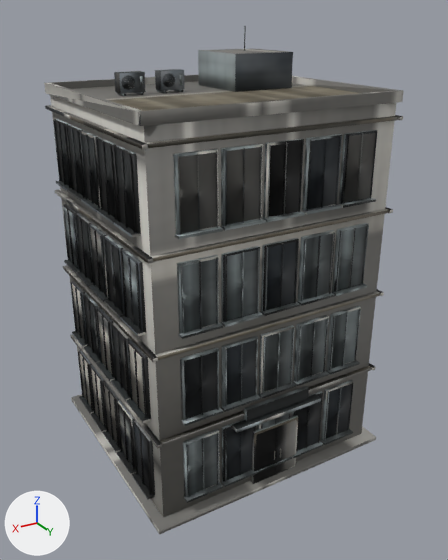
Before and after pictures for a commit that changed the OBJ model App/assets/lod/buildings/commercial/office_002.lod1.obj.
The view is the same before and after, from a camera (50 mm lens) standing at (10.4, 17.93, 14.95) and looking at (-0.04, 0.54, 6.26). The lights are fixed; the arrows at lower left show +X, +Y and +Z. The picture after the commit comes second. Where no turn or scale is listed for an object, it has been applied to the vertices.

Script lines for the objects in view, before the commit:
```python
me_office_002 = bpy.data.meshes.new('office_002')
me_office_002.from_pydata(...)  # 3207 vertices, 4304 faces; spans x -4.55..4.55, y -4.27..4.27, z 0.0..14.57
me_office_002.materials.append(mat_office_004_baked)  # picture img_office_004_diffuse_png
ob_office_002 = bpy.data.objects.new('office_002', me_office_002)
ob_office_002.location = (0.0, 0.0, 0.0)
```
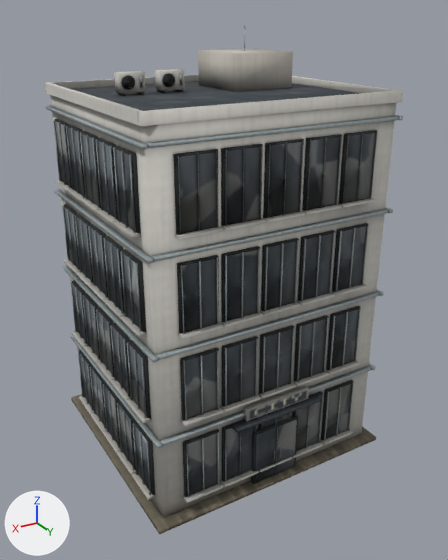
Location of each change, [x1, y1, x2, y2] in pixels of the pictures (448 x 560 px; the box of a moved part takes in the faces that stretch with it):
```json
{"part": 1, "of": "me_office_002", "change": "moved or reshaped", "before": [44, 75, 404, 498], "after": [44, 75, 404, 498]}
{"part": 2, "of": "me_office_002", "change": "surface changed", "before": [45, 25, 403, 534], "after": [45, 25, 403, 534]}
```

The change, as JSON lines over the scene's bpy script:
```json
{"block": "me_office_002", "where": "# used by ob_office_002; location = (0.0, 0.0, 0.0)"}
{"op": "remove", "block": "me_office_002", "code": "me_office_002.from_pydata(...)  # 3207 vertices, 4304 faces; spans x -4.55..4.55, y -4.27..4.27, z 0.0..14.57"}
{"op": "add", "block": "me_office_002", "code": "me_office_002.from_pydata(...)  # 3263 vertices, 4303 faces, 9 loose edges; spans x -4.55..4.55, y -4.27..4.27, z 0.0..14.57"}
{"block": "me_office_002", "change": "me_office_002 part 1"}
{"block": "me_office_002", "change": "47 vertices are removed from x -4.32..4.32, y -4.01..4.01, z 0.69..12.8"}
{"block": "me_office_002", "change": "287 faces are deleted"}
{"block": "me_office_002", "change": "6 vertices move within x -4.17..4.33, y -3.81..3.81, z 12.46..12.8"}
{"block": "me_office_002", "change": "38 vertices are added at x -4.33..4.33, y -4.0..3.96, z 2.78..12.8"}
{"block": "me_office_002", "change": "22 new vertices lie (0.0, -0.05, 0.0) away from vertices in x -2.82..1.98, y 4.0, z 5.74..8.7"}
{"block": "me_office_002", "change": "16 new vertices lie (0.0, 0.05, 0.0) away from vertices in x -2.82..2.82, y -4.0..3.95, z 0.7..8.7"}
{"block": "me_office_002", "change": "11 new vertices lie (0.02, 0.05, 0.01) away from vertices in x -1.96..3.36, y 3.95, z 0.69..3.65"}
{"block": "me_office_002", "change": "11 new vertices lie (-0.04, 0.0, 0.0) away from vertices in x -1.94..3.38, y 4.0, z 0.7..3.66"}
{"block": "me_office_002", "change": "5 new vertices lie (0.04, 0.0, 0.0) away from vertices in x -3.38..3.34, y -4.0..3.95, z 2.78..8.7"}
{"block": "me_office_002", "change": "9 loose edges are added"}
{"block": "me_office_002", "change": "286 new faces join them"}
{"block": "me_office_002", "change": "me_office_002 part 2: 4017 kept faces spanning x -4.55..4.55, y -4.27..4.27, z 0.0..14.57 get new texture (UV) coordinates"}
```
